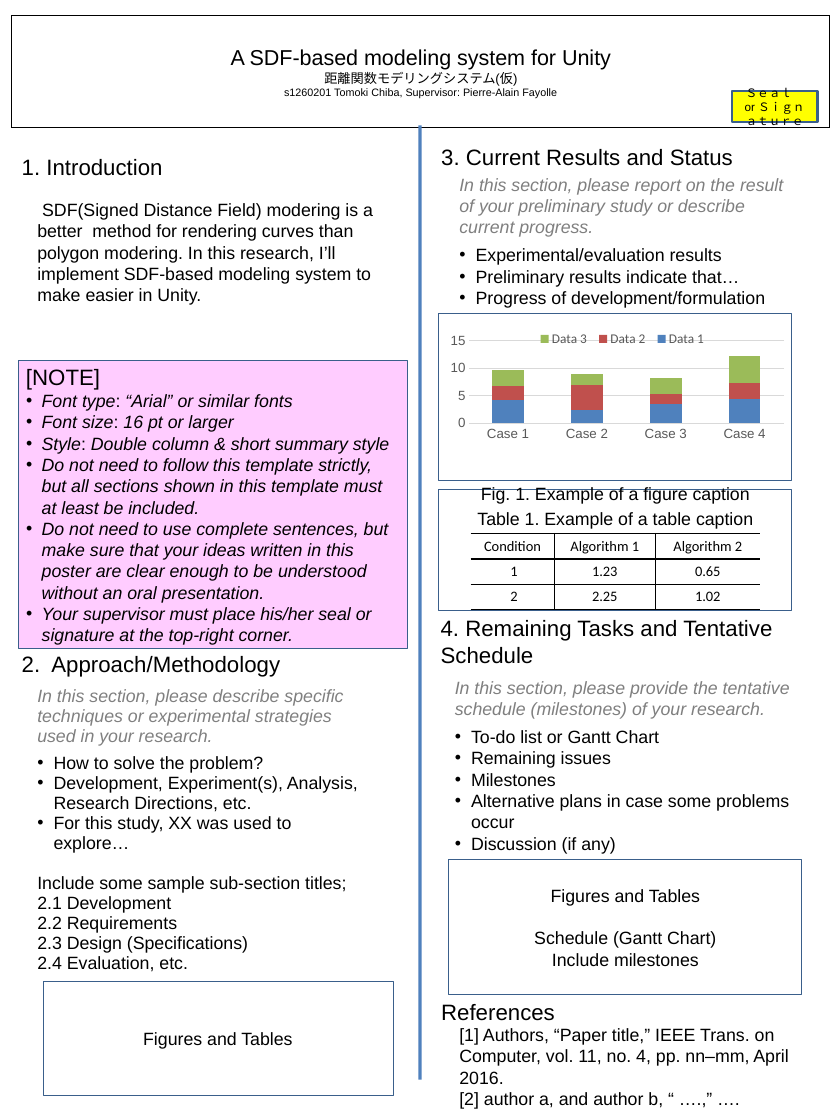
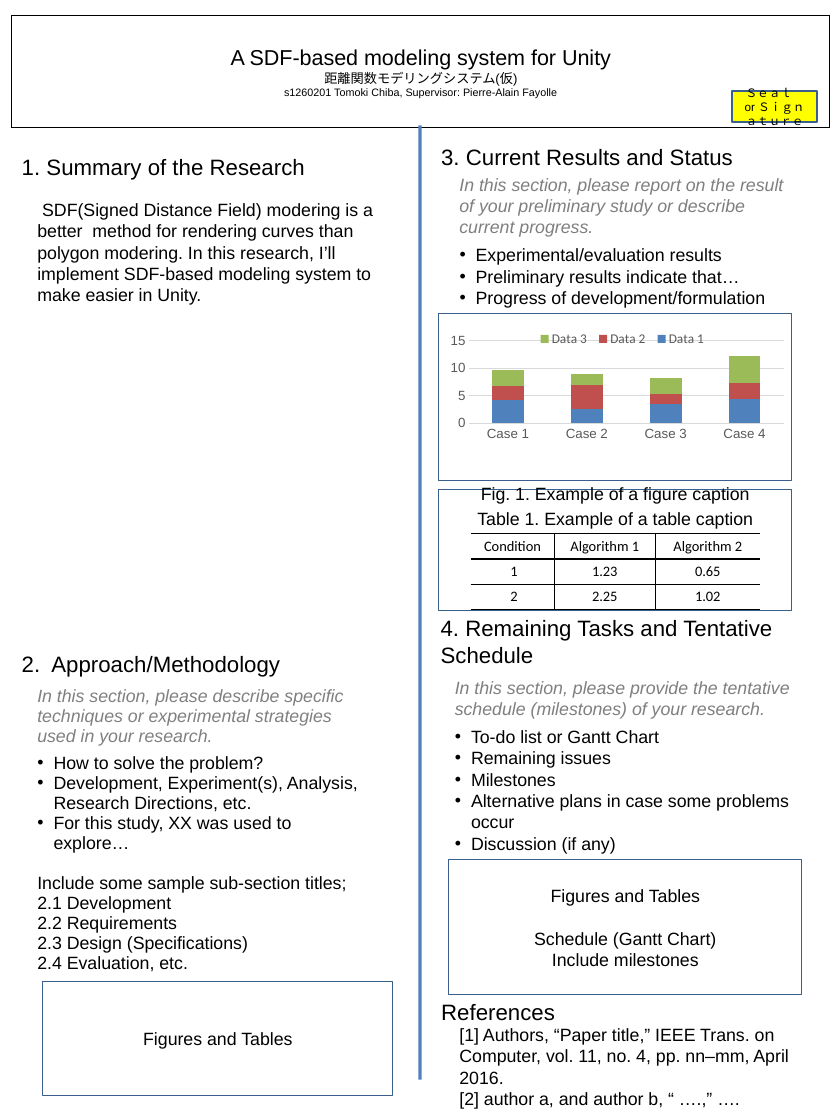
Before and after one commit to s1260201/SDF-Editor, a slide deck: slide 1 of Doc/poster.pptx (slide 2 before the commit). Drawn at 840x1120 pixels with LibreOffice and Linux fonts; fonts in the diff are those of the drawing. Boxes give left, top, right and bottom in pixels: in the first picture for what was removed or moved away, otherwise in the second. Text is boxed around its words. In the diff, an @@ line names an element or a change of style, - is before the commit and + after.

```diff
--- a/Doc/poster.pptx
+++ b/Doc/poster.pptx
@@ text at (x1=22, y1=159, x2=305, y2=180): text changed @@
-1. Introduction
+1. Summary of the Research
@@ rectangle removed at (x1=18, y1=361, x2=407, y2=649) @@
-[NOTE]
-• Font type: “Arial” or similar fonts
-• Font size: 16 pt or larger
-• Style: Double column & short summary style
-• Do not need to follow this template strictly, but all sections shown in this template must at least be included.
-• Do not need to use complete sentences, but make sure that your ideas written in this poster are clear enough to be understood without an oral presentation.
-• Your supervisor must place his/her seal or signature at the top-right corner.
```
Also in this commit, not shown: 1 other file.
